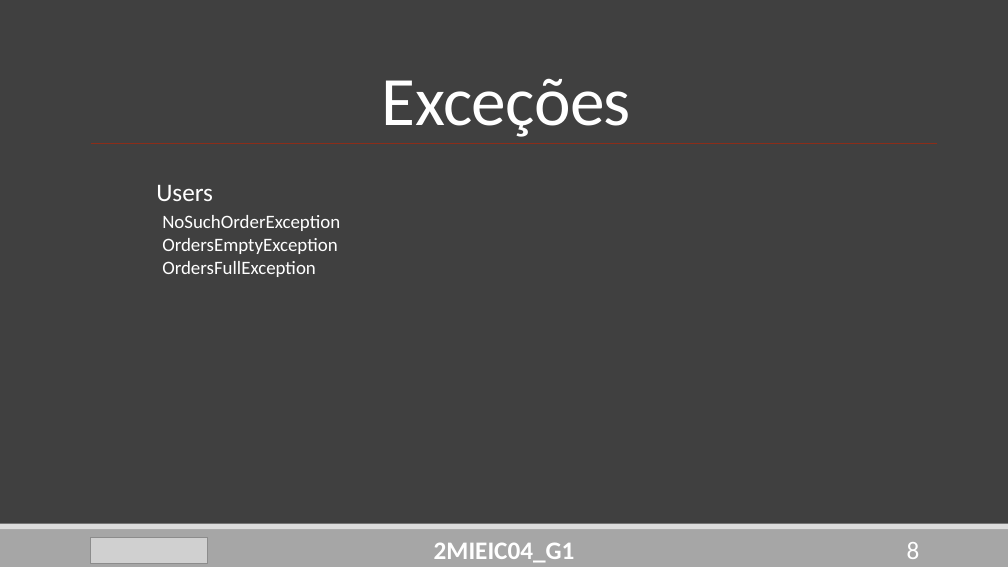
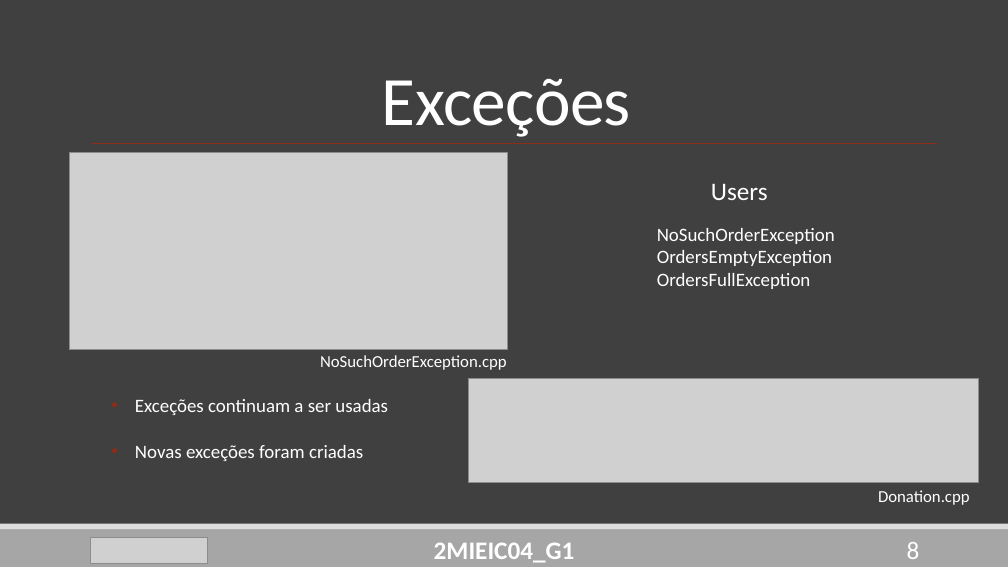
Before and after one commit to DoStini/FEUP-AEDA-proj, a slide deck: slide 8 of StreamZ__P2.pptx. Drawn at 1008x567 pixels with LibreOffice and Linux fonts; fonts in the diff are those of the drawing; grey boxes stand for pictures. Boxes give left, top, right and bottom in pixels: in the first picture for what was removed or moved away, otherwise in the second. Text is boxed around its words. In the diff, an @@ line names an element or a change of style, - is before the commit and + after.

```diff
--- a/StreamZ__P2.pptx
+++ b/StreamZ__P2.pptx
@@ picture added at [69, 152, 507, 349] @@
@@ text "Users": place and size @@
-text "Users" at [156, 185, 213, 201]
+text "Users" at [711, 184, 768, 200]
@@ text "NoSuchOrderException": place and size @@
-text "NoSuchOrderException" at [162, 215, 340, 277]
+text "NoSuchOrderException" at [657, 228, 835, 289]
@@ text added at [320, 355, 507, 370], 16 pt, text #FFFFFF @@
+NoSuchOrderException.cpp
@@ picture added at [469, 378, 979, 482] @@
@@ text added at [135, 399, 388, 461], 18 pt, text #FFFFFF @@
+• Exceções continuam a ser usadas
+• Novas exceções foram criadas
@@ text added at [878, 490, 970, 505], 16 pt, text #FFFFFF @@
+Donation.cpp
```
Also in this commit, not shown: 6 other slides changed, 1 other file.
